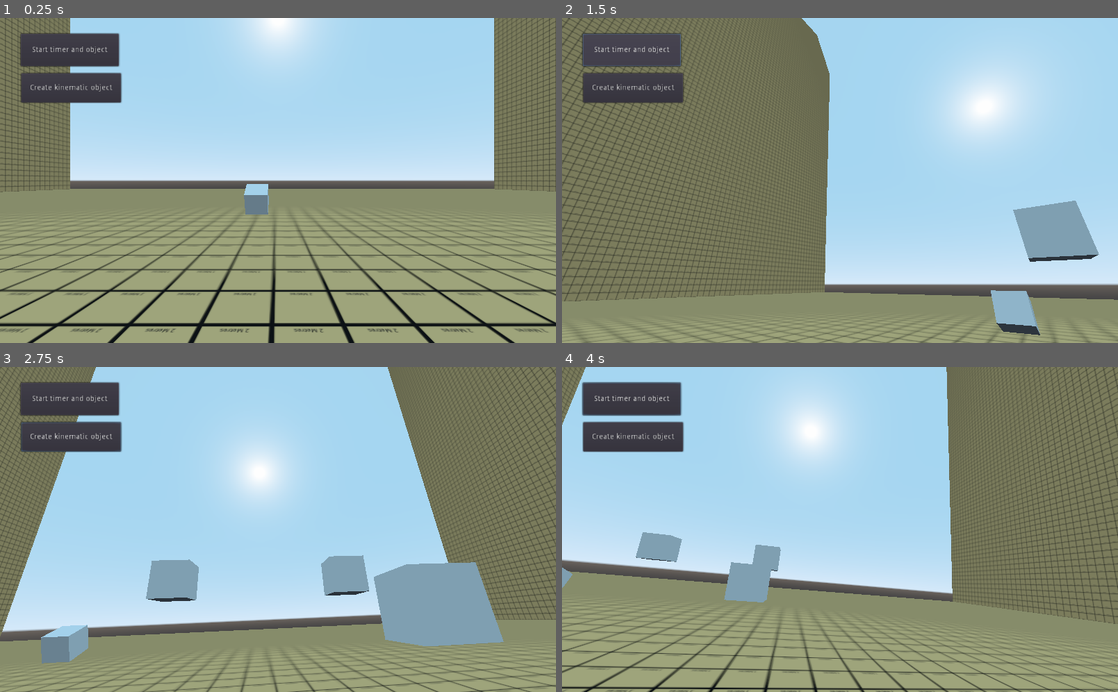
Above: before the commit, frames 1-4 (two rows, left to right).
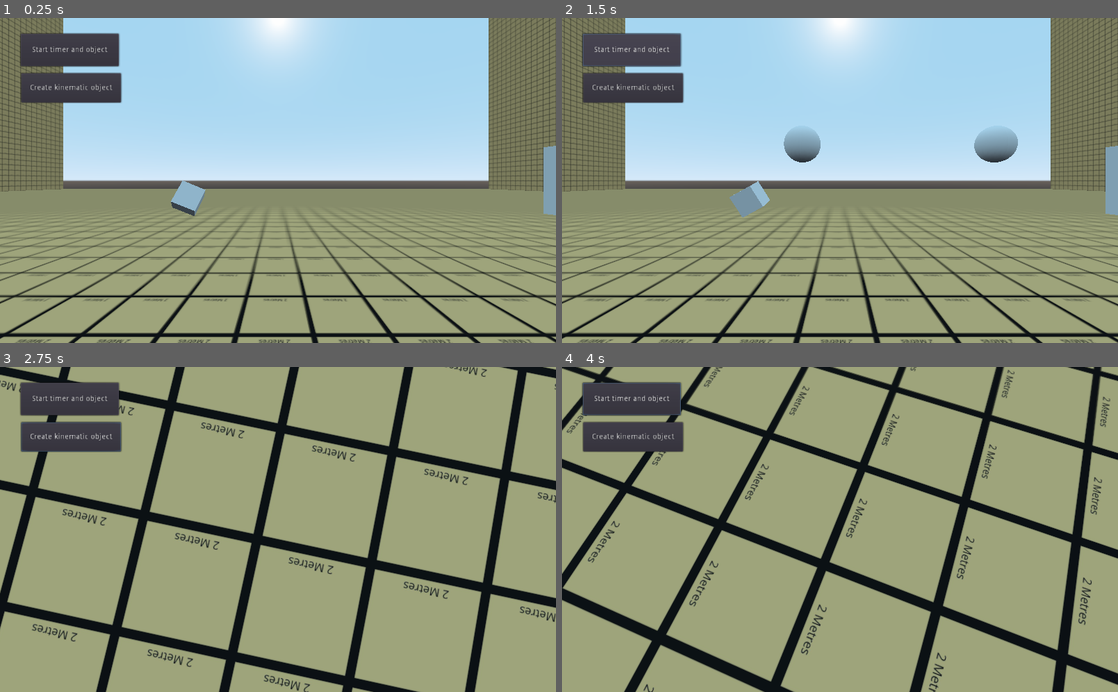
Above: after the commit, the same moments.

Repository: IvoMiricRibeiro/MaturaArbeit
Game: Godot game, scene res://test scene.tscn
Same seed, same stepped clock (60 frames per second), same inputs: the game is played once before the commit and once after it.
Inputs (mouse positions are in pixels of both pictures, inside the frame that each line leads up to):
- Up to frame 1 (0.25 s): no input
- Up to frame 2 (1.5 s): click "Start timer and object" at 0.5 s; click "Start timer and object" at 1.25 s
- Up to frame 3 (2.75 s): move the mouse to (300, 419) at 2.02 s; hold D (right, bound only before the commit) from 2.03 s (still down); hold Down (look_down, bound only after the commit) from 2.03 s (still down); tap Left (look_left, bound only after the commit) at 2.3 s
- Up to frame 4 (4 s): move the mouse to (728, 545) at 2.77 s; release D (right, bound only before the commit) at 2.78 s; release Down (look_down, bound only after the commit) at 2.78 s; hold S (backward, bound only before the commit) 2.78-3.53 s; tap Left (look_left, bound only after the commit) at 2.85 s; tap Right (look_right, bound only after the commit) at 3.05 s; move the mouse to (895, 458) at 3.52 s; hold D (right, bound only before the commit) from 3.53 s (still down); hold Right (look_right, bound only after the commit) from 3.53 s (still down); tap Up (look_up, bound only after the commit) at 3.8 s

The runs differ from the first frame. In frame 1, 18% of the frame differs, in the area x 0-100%, y 0-100%; in frame 2, 66%; in frame 3, 84%; in frame 4, 76%.

Commit message:
Add files via upload

Diff:
--- a/Projects/BAVCS.gd
+++ b/Projects/BAVCS.gd
@@ -1,6 +1,6 @@
 extends Node
 
-var cube = preload("res://Cube.tscn")
+var cube = preload("res://Sphere.tscn")
 
 var cubeinstance = cube.instance()
 var cubeinstance2 = cube.instance()
@@ -27,6 +27,9 @@
 
 	var V1n = ((M1-M2)*V1+2*M2*V2)/(M1+M2)
 	var V2n = ((M2-M1)*V2+2*M1*V1)/(M1+M2)
+
+	#Check for distance and angles between vectors
+	var distance = Body1.get_translation()-Body2.get_translation()
 
 	BodiesDictionary[Body1][1] = V1n
 	BodiesDictionary[Body2][1] = V2n
@@ -69,7 +72,8 @@
 	BodiesDictionary[Body2][5].append(F1)
 
 func Accelarate(Body1):
-	BodiesDictionary[Body1][1] = BodiesDictionary[Body1][2]
+	BodiesDictionary[Body1][1] += BodiesDictionary[Body1][2]
+	print(BodiesDictionary[Body1][1])
 
 func _on_Button_pressed():
 	cubeinstance.translate(Vector3(-1,3,1))
@@ -80,7 +84,7 @@
 	cubeinstance2.translate(Vector3(5,3,1))
 	cubeinstance2.IsElastic = false
 	#cubeinstance2.Velocity = Vector3(-50,0,0)
-	cubeinstance2.Acceleration = (Vector3(-6,0,0)/60)
+	cubeinstance2.Acceleration = (Vector3(-1,0,0)/60)
 	add_child(cubeinstance2)
 
 	#cubeinstance3.translate(Vector3(5,5,5))
--- a/Projects/Body.gd
+++ b/Projects/Body.gd
@@ -45,7 +45,6 @@
 		#Collision against another Kinematic Body
 		if collision.collider is KinematicBody:
 			CollidingWith = BAVCSDictionary[self][3]
-
 			#All stuff back
 			if !CollidingWith.has(collision.collider):
 				BAVC.CollisionChecker(self, collision.collider)
@@ -60,18 +59,26 @@
 					BAVC.NonElasticCollision(self, collision.collider)
 					Velocity = BAVCSDictionary[self][1]
 
-		BAVC.CollisionEnder(self, collision.collider)
+				BAVC.CollisionEnder(self, collision.collider)
 			#BAVC.CollisionForceCalc(self, collision.collider)
 
-		#if collision.collider is StaticBody:
+		if collision.collider is StaticBody:
 			#Elastic collisions, again.
-		#	if IsElastic == true:
-		#		if collision.collider.collision_layer == 1:
-		#			Velocity.x = -Velocity.x
-		#		if collision.collider.collision_layer == 2:
-		#			Velocity.y = -Velocity.y
-		#		if collision.collider.collision_layer == 3:
-		#			Velocity.z = -Velocity.z
+			if IsElastic == true:
+				if collision.collider.collision_layer == 1:
+					Velocity.x = -Velocity.x
+				if collision.collider.collision_layer == 2:
+					Velocity.y = -Velocity.y
+				if collision.collider.collision_layer == 3:
+					Velocity.z = -Velocity.z
+
+			if IsElastic == false:
+				if collision.collider.collision_layer == 1:
+					Velocity.x = 0
+				if collision.collider.collision_layer == 2:
+					Velocity.y = 0
+				if collision.collider.collision_layer == 3:
+					Velocity.z = 0
 
 		#Forces
 		#var dist = self.get_translation()-collision.collider.get_translation()
@@ -98,12 +105,13 @@
 
 	print("V: ", Velocity)
 	print("A: ", Acceleration)
+	print("A2: ", BAVCSDictionary[self][2])
 	#Velocity += Acceleration
 
+
+	Velocity = BAVCSDictionary[self][1]
 	BAVC.Accelarate(self)
-
-
-	BAVCSDictionary[self][1] = Velocity
+	Velocity = BAVCSDictionary[self][1]
 	#nDirection = ResForce.normalized().abs()
 	#KineticEnergy = 0.5*Mass*Velocity*Velocity
 	#print("Kinetic: ", KineticEnergy, "J")
--- a/Projects/CameraBody.gd
+++ b/Projects/CameraBody.gd
@@ -1,37 +1,39 @@
 extends KinematicBody
 
 # Movement variables
-var speed = 10
+var speed = 25
 var direction = Vector3()
 
-#onready var camera = $Camera
+onready var camera = $Camera
+
 var mouse_sensitivity = 0.1
-# Called when the node enters the scene tree for the first time.
-#func _ready():
-#	Input.set_mouse_mode(Input.MOUSE_MODE_CAPTURED)
-
-func _input(event):
-	if event is InputEventMouseMotion:
-		rotate_x(deg2rad(-event.relative.y * mouse_sensitivity))
-		rotate_y(deg2rad(-event.relative.x * mouse_sensitivity))
-
 
 # Called every frame. 'delta' is the elapsed time since the previous frame.
 func _process(delta):
 	direction = Vector3()
+	if Input.is_action_pressed("move_forward"):
+		direction -= transform.basis.z
+	if Input.is_action_pressed("move_backward"):
+		direction += transform.basis.z
+	if Input.is_action_pressed("move_left"):
+		direction -= transform.basis.x
+	if Input.is_action_pressed("move_right"):
+		direction += transform.basis.x
+	if Input.is_action_pressed("move_down"):
+		direction -= transform.basis.y
+	if Input.is_action_pressed("move_up"):
+		direction += transform.basis.y
 
-	if Input.is_action_pressed("forward"):
-		direction -= transform.basis.z
-	if Input.is_action_pressed("backward"):
-		direction += transform.basis.z
-	if Input.is_action_pressed("left"):
-		direction -= transform.basis.x
-	if Input.is_action_pressed("right"):
-		direction += transform.basis.x
-	if Input.is_action_pressed("down"):
-		direction -= transform.basis.y
-	if Input.is_action_pressed("up"):
-		direction += transform.basis.y
+	if Input.is_action_pressed("look_right"):
+		rotate_y(deg2rad(-3))
+	if Input.is_action_pressed("look_left"):
+		rotate_y(deg2rad(3))
+	if Input.is_action_pressed("look_up"):
+		if camera.rotation_degrees.x < 84:
+			camera.rotate_x(deg2rad(3))
+	if Input.is_action_pressed("look_down"):
+		if camera.rotation_degrees.x > -84:
+			camera.rotate_x(deg2rad(-3))
 
 	direction = direction.normalized()
 	move_and_slide(direction*speed)
--- /dev/null
+++ b/Projects/Sphere.tscn
@@ -0,0 +1,26 @@
+[gd_scene load_steps=6 format=2]
+
+[ext_resource path="res://TimerCube.gd" type="Script" id=1]
+[ext_resource path="res://Body.gd" type="Script" id=2]
+
+[sub_resource type="SphereMesh" id=3]
+
+[sub_resource type="ShaderMaterial" id=2]
+
+[sub_resource type="SphereShape" id=4]
+
+[node name="Sphere" type="KinematicBody"]
+transform = Transform( 1, 0, 0, 0, 1, 0, 0, 0, 1, 0, 0, -6.81012 )
+script = ExtResource( 2 )
+
+[node name="CSGMesh" type="CSGMesh" parent="."]
+mesh = SubResource( 3 )
+material = SubResource( 2 )
+
+[node name="CollisionShape" type="CollisionShape" parent="."]
+shape = SubResource( 4 )
+
+[node name="Timer" type="Timer" parent="."]
+script = ExtResource( 1 )
+
+[connection signal="timeout" from="Timer" to="." method="_on_Timer_timeout"]
--- a/Projects/TestSpinScript.gd
+++ b/Projects/TestSpinScript.gd
@@ -9,4 +9,6 @@
 
 # Called every frame. 'delta' is the elapsed time since the previous frame.
 func _process(delta):
-	rotate_x(6)
+	rotate_x(60)
+	rotate_y(30)
+	rotate_z(30)
--- a/Projects/project.godot
+++ b/Projects/project.godot
@@ -20,34 +20,54 @@
 
 [input]
 
-forward={
+move_forward={
 "deadzone": 0.5,
 "events": [ Object(InputEventKey,"resource_local_to_scene":false,"resource_name":"","device":0,"alt":false,"shift":false,"control":false,"meta":false,"command":false,"pressed":false,"scancode":87,"physical_scancode":0,"unicode":0,"echo":false,"script":null)
  ]
 }
-backward={
+move_backward={
 "deadzone": 0.5,
 "events": [ Object(InputEventKey,"resource_local_to_scene":false,"resource_name":"","device":0,"alt":false,"shift":false,"control":false,"meta":false,"command":false,"pressed":false,"scancode":83,"physical_scancode":0,"unicode":0,"echo":false,"script":null)
  ]
 }
-left={
+move_left={
 "deadzone": 0.5,
 "events": [ Object(InputEventKey,"resource_local_to_scene":false,"resource_name":"","device":0,"alt":false,"shift":false,"control":false,"meta":false,"command":false,"pressed":false,"scancode":65,"physical_scancode":0,"unicode":0,"echo":false,"script":null)
  ]
 }
-right={
+move_right={
 "deadzone": 0.5,
 "events": [ Object(InputEventKey,"resource_local_to_scene":false,"resource_name":"","device":0,"alt":false,"shift":false,"control":false,"meta":false,"command":false,"pressed":false,"scancode":68,"physical_scancode":0,"unicode":0,"echo":false,"script":null)
  ]
 }
-up={
+move_up={
 "deadzone": 0.5,
 "events": [ Object(InputEventKey,"resource_local_to_scene":false,"resource_name":"","device":0,"alt":false,"shift":false,"control":false,"meta":false,"command":false,"pressed":false,"scancode":32,"physical_scancode":0,"unicode":0,"echo":false,"script":null)
  ]
 }
-down={
+move_down={
 "deadzone": 0.5,
 "events": [ Object(InputEventKey,"resource_local_to_scene":false,"resource_name":"","device":0,"alt":false,"shift":false,"control":false,"meta":false,"command":false,"pressed":false,"scancode":16777237,"physical_scancode":0,"unicode":0,"echo":false,"script":null)
+ ]
+}
+look_right={
+"deadzone": 0.5,
+"events": [ Object(InputEventKey,"resource_local_to_scene":false,"resource_name":"","device":0,"alt":false,"shift":false,"control":false,"meta":false,"command":false,"pressed":false,"scancode":16777233,"physical_scancode":0,"unicode":0,"echo":false,"script":null)
+ ]
+}
+look_left={
+"deadzone": 0.5,
+"events": [ Object(InputEventKey,"resource_local_to_scene":false,"resource_name":"","device":0,"alt":false,"shift":false,"control":false,"meta":false,"command":false,"pressed":false,"scancode":16777231,"physical_scancode":0,"unicode":0,"echo":false,"script":null)
+ ]
+}
+look_up={
+"deadzone": 0.5,
+"events": [ Object(InputEventKey,"resource_local_to_scene":false,"resource_name":"","device":0,"alt":false,"shift":false,"control":false,"meta":false,"command":false,"pressed":false,"scancode":16777232,"physical_scancode":0,"unicode":0,"echo":false,"script":null)
+ ]
+}
+look_down={
+"deadzone": 0.5,
+"events": [ Object(InputEventKey,"resource_local_to_scene":false,"resource_name":"","device":0,"alt":false,"shift":false,"control":false,"meta":false,"command":false,"pressed":false,"scancode":16777234,"physical_scancode":0,"unicode":0,"echo":false,"script":null)
  ]
 }
 
--- a/Projects/test scene.tscn
+++ b/Projects/test scene.tscn
@@ -25,14 +25,11 @@
 [node name="Spatial" type="Spatial"]
 
 [node name="CameraBody" type="KinematicBody" parent="."]
-transform = Transform( 1, 0, 0, 0, 1, 0, 0, 0, 1, -1.91364, 4.04542, 8.49608 )
+transform = Transform( 1, 0, 0, 0, 1, 0, 0, 0, 1, 1, 4, 8 )
 script = ExtResource( 1 )
 
 [node name="Camera" type="Camera" parent="CameraBody"]
 far = 200.0
-
-[node name="Creator" type="Spatial" parent="CameraBody"]
-transform = Transform( 1, 0, 0, 0, 1, 0, 0, 0, 1, 1.91364, -1.01895, -5.17493 )
 
 [node name="Suff" type="KinematicBody" parent="."]
 transform = Transform( 1, 0, 0, 0, 1, 0, 0, 0, 1, 10, 4, 2 )
